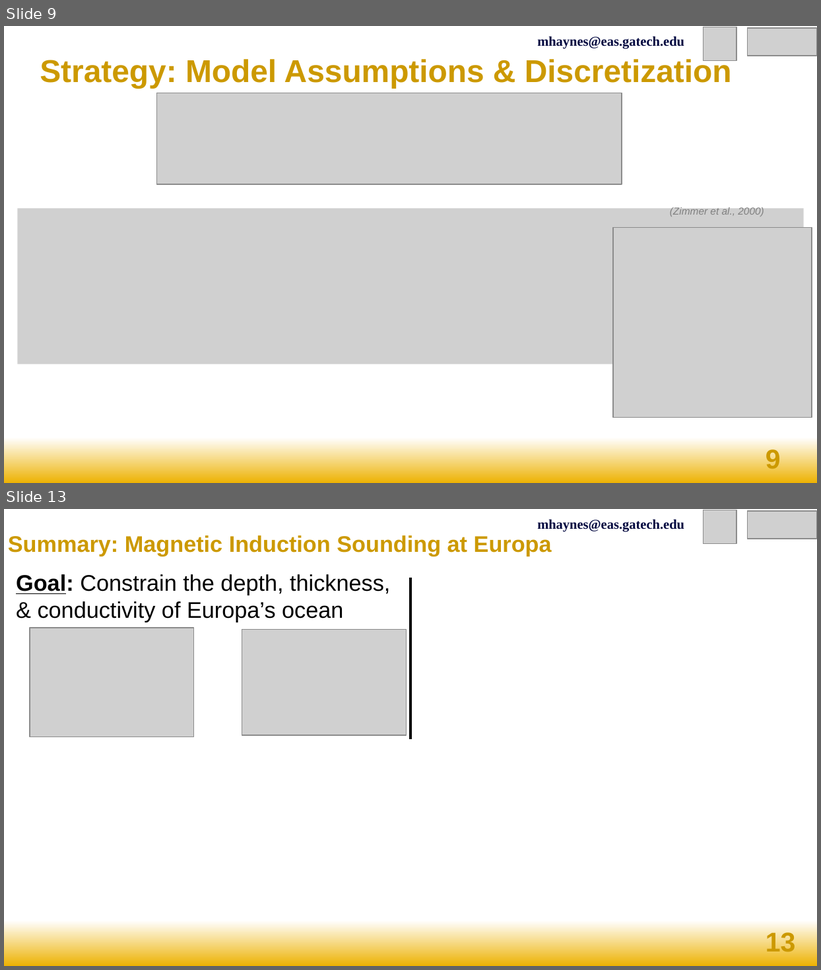
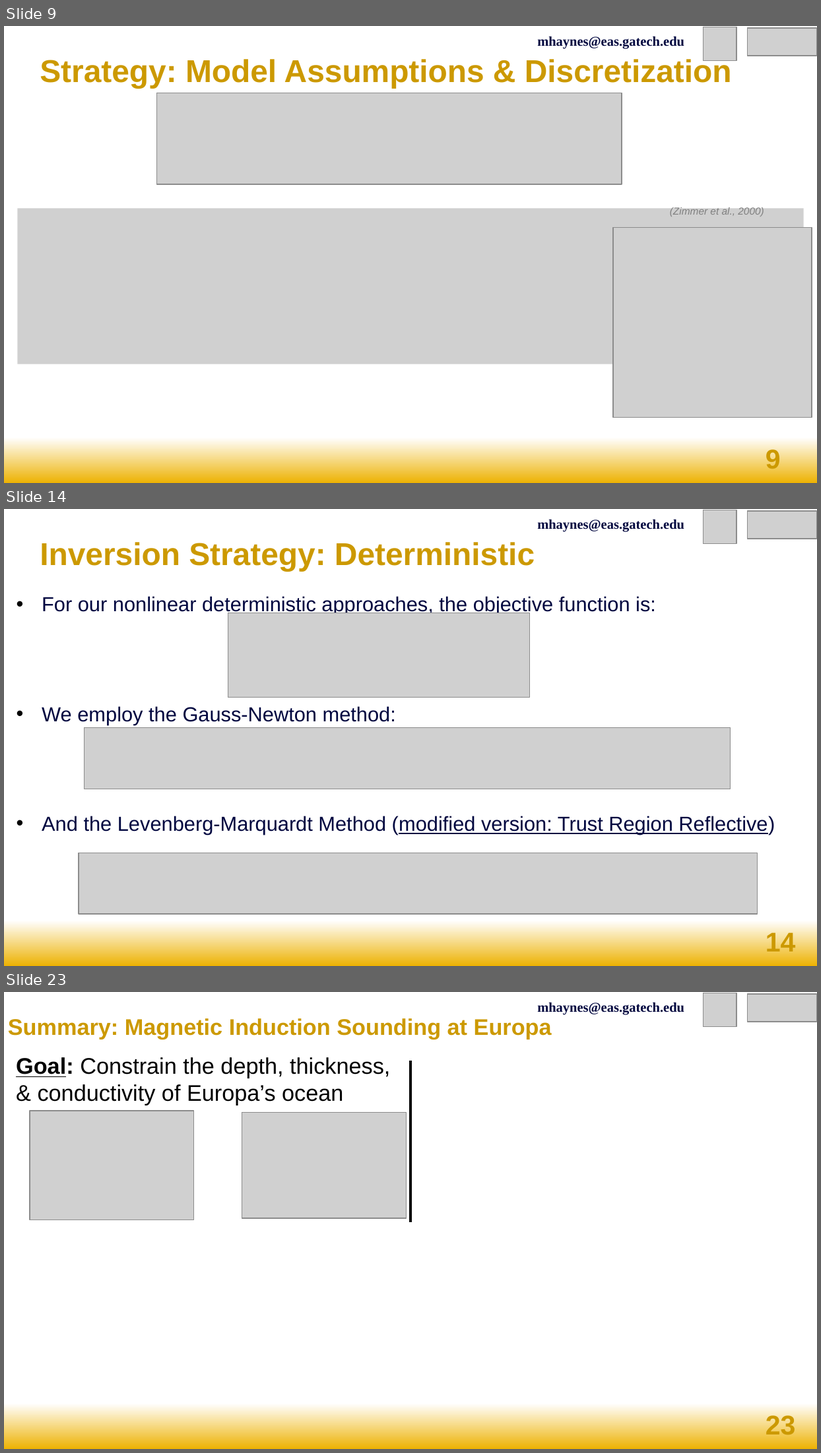
Before and after one commit to mike-haynes2/InverseMethods, a slide deck: Project/final_report/talk/haynes_EAS6134_final_talk.pptx. Shown one above the other, each under a label of ours: slides 9 and 13 before the commit, slides 9, 14 and 23 after it; the slides between them are not shown. The pictures are 821x970 and 821x1453 pixels, drawn with LibreOffice and Linux fonts; fonts in the diff are those of the drawing; grey boxes stand for pictures. Boxes give left, top, right and bottom in pixels: in the first picture for what was removed or moved away, otherwise in the second. Text is boxed around its words. In the diff, an @@ line names an element or a change of style, - is before the commit and + after.

```diff
--- a/Project/final_report/talk/haynes_EAS6134_final_talk.pptx
+++ b/Project/final_report/talk/haynes_EAS6134_final_talk.pptx
@@ slide 14 added at (4, 509, 817, 966), background gradient #FFFFFF to #EDB203 @@
@@ text added at (537, 519, 684, 532), 12 pt, text #00063F, bold @@
+mhaynes@eas.gatech.edu
@@ picture added at (704, 510, 737, 544) @@
@@ picture added at (747, 512, 817, 539) @@
@@ title added at (40, 542, 535, 571), 28 pt, text #CC9900, bold @@
+Inversion Strategy: Deterministic
@@ text added at (42, 596, 775, 835), 18 pt, text #00063F @@
+• For our nonlinear deterministic approaches, the objective function is:
+• We employ the Gauss-Newton method:
+• And the Levenberg-Marquardt Method (modified version: Trust Region Reflective)
@@ picture added at (228, 613, 529, 698) @@
@@ picture added at (85, 727, 731, 789) @@
@@ picture added at (79, 853, 758, 914) @@
@@ page number added at (766, 930, 796, 952), 24 pt, text #CC9900, bold @@
+14
@@ what was slide 13 is now slide 23 @@
@@ page number at (766, 1413, 796, 1435): text changed @@
-13
+23
```
Also in this commit, not shown: 4 slides changed, 11 other slides added, 2 slides removed, 5 other files.
